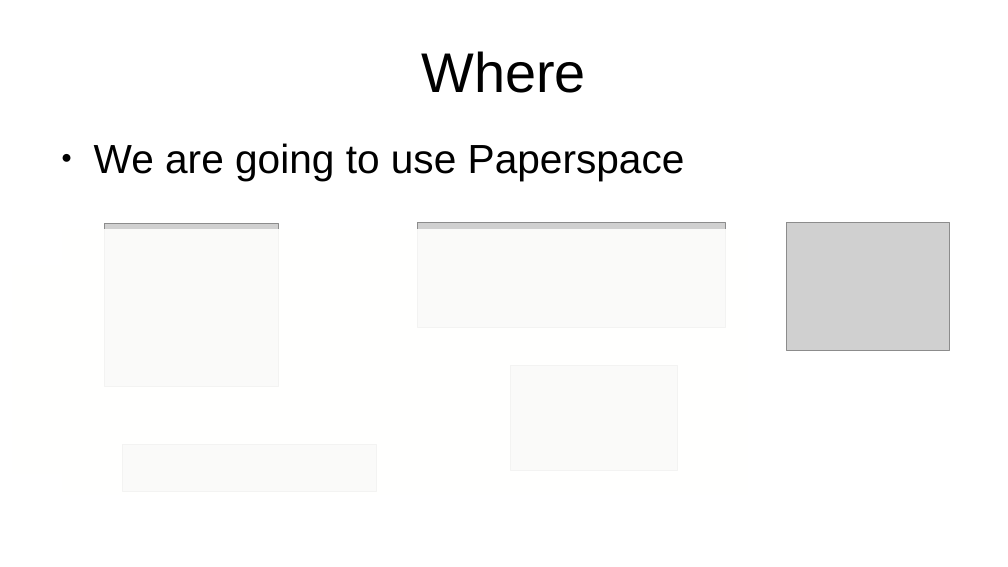
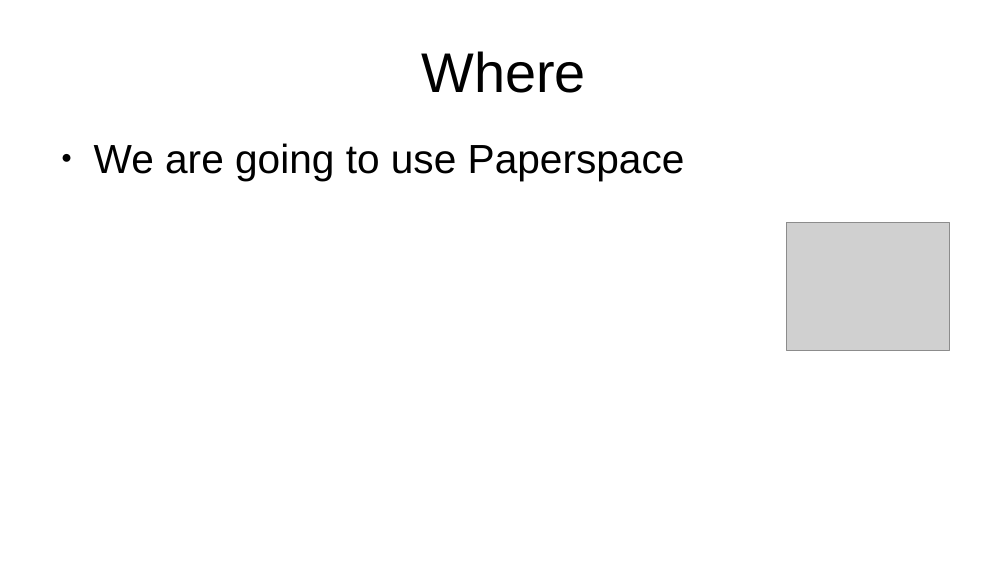
Before and after one commit to kperkins411/PCSE_595, a slide deck: slide 8 of content/Setting_up_cloud_machine.odp. Drawn at 1008x567 pixels with LibreOffice and Linux fonts; fonts in the diff are those of the drawing; grey boxes stand for pictures. Boxes give left, top, right and bottom in pixels: in the first picture for what was removed or moved away, otherwise in the second. Text is boxed around its words. In the diff, an @@ line names an element or a change of style, - is before the commit and + after.

```diff
--- a/content/Setting_up_cloud_machine.odp
+++ b/content/Setting_up_cloud_machine.odp
@@ rectangle removed at [63,230,748,495] @@
@@ picture removed at [105,224,279,388] @@
@@ picture removed at [418,222,725,328] @@
```
Also in this commit, not shown: 3 other slides changed, 7 slides added, 2 other files.
